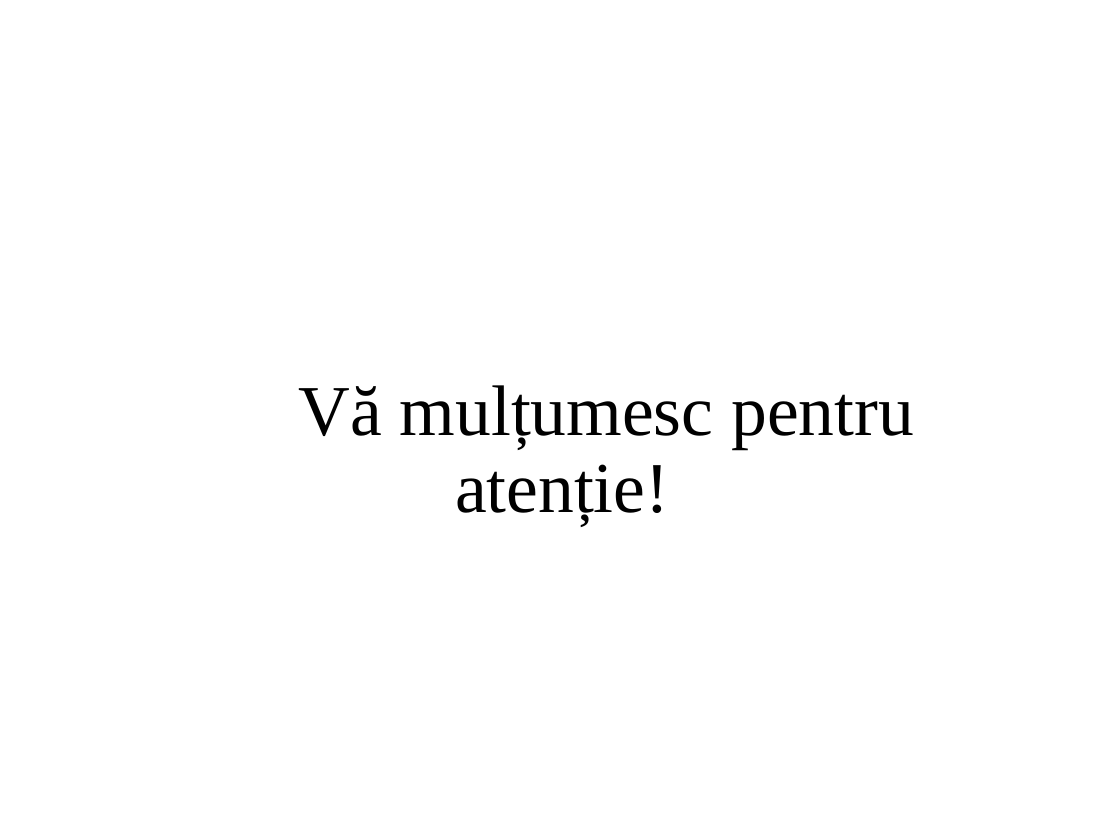
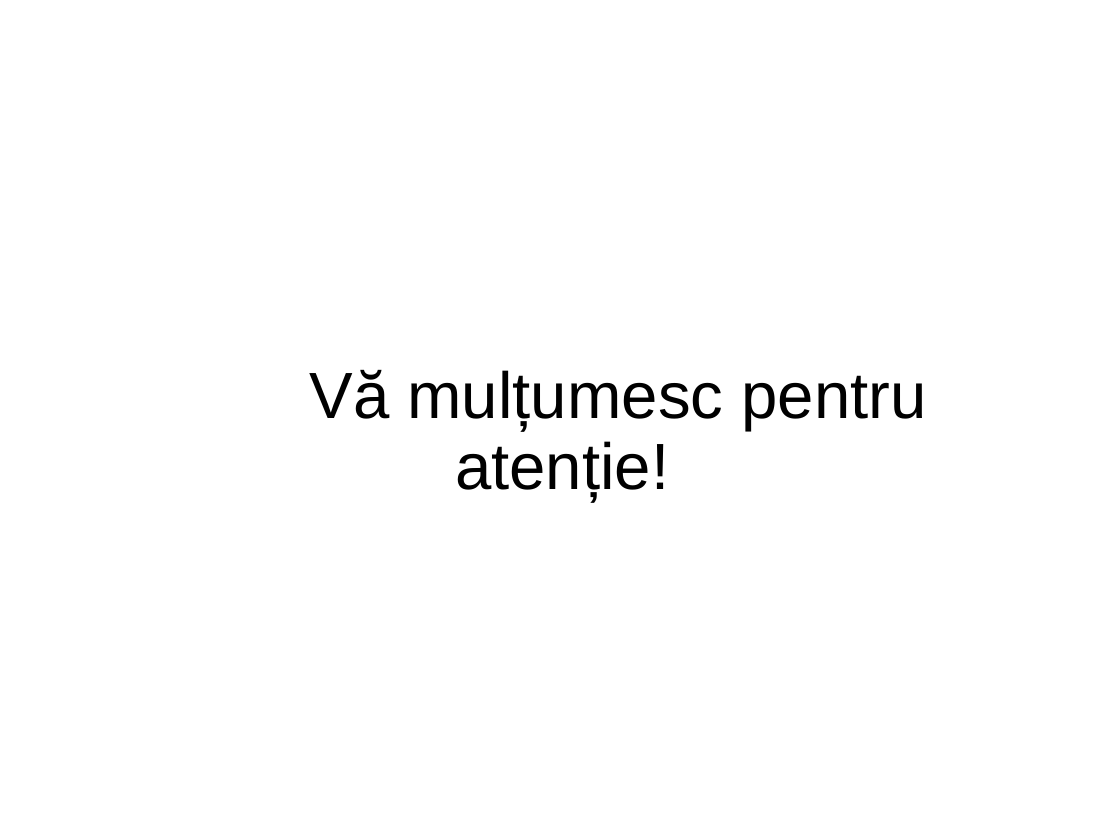
Before and after one commit to BatrinutSilviu/Licenta, a slide deck: slide 13 of ROBOTINHO2.pptx. Drawn at 1120x840 pixels with LibreOffice and Linux fonts; fonts in the diff are those of the drawing; background and template pictures are left out. Boxes give left, top, right and bottom in pixels: in the first picture for what was removed or moved away, otherwise in the second. Text is boxed around its words. In the diff, an @@ line names an element or a change of style, - is before the commit and + after.

```diff
--- a/ROBOTINHO2.pptx
+++ b/ROBOTINHO2.pptx
@@ text "Vă mulțumesc pentru atenție!" at (310, 369, 926, 501): size 46 to 42 pt, font Times New Roman to Arial @@
```
Also in this commit, not shown: 12 other slides changed.
